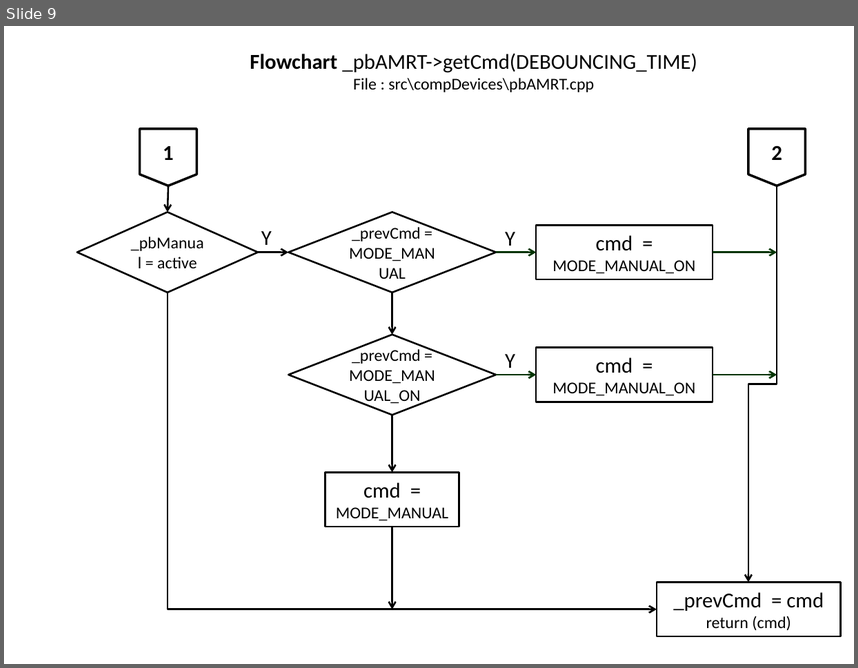
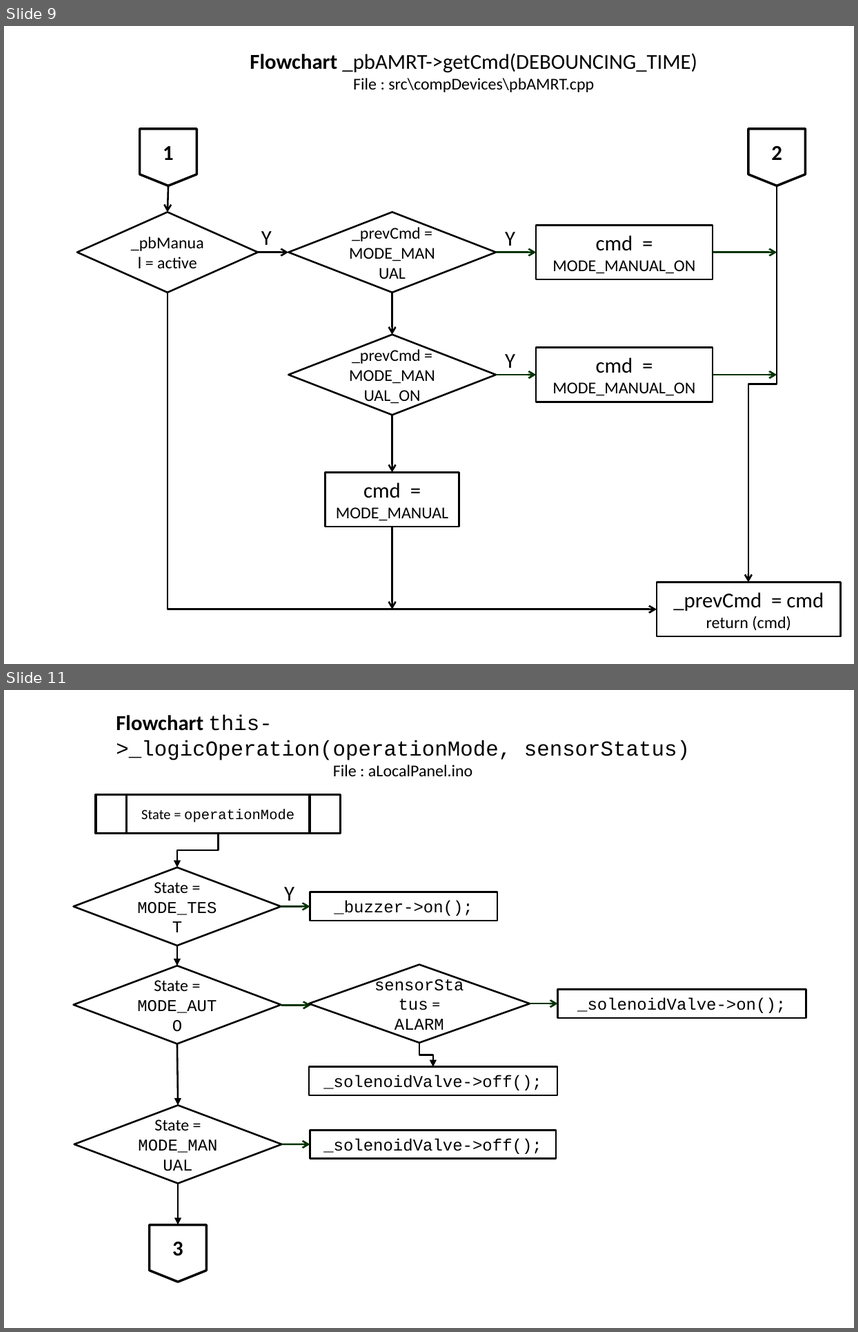
Before and after one commit to slametsampon/WFPS, a slide deck: resources/WFPS.pptx. Shown one above the other, each under a label of ours: slide 9 before the commit, slides 9 and 11 after it; the slides between them are not shown. The pictures are 858x668 and 858x1332 pixels, drawn with LibreOffice and Linux fonts; fonts in the diff are those of the drawing; background and template pictures are left out. Boxes give left, top, right and bottom in pixels: in the first picture for what was removed or moved away, otherwise in the second. Text is boxed around its words. In the diff, an @@ line names an element or a change of style, - is before the commit and + after.

Commit message:
update flowchart _logicOperation

```diff
--- a/resources/WFPS.pptx
+++ b/resources/WFPS.pptx
@@ slide 11 added at (4, 690, 854, 1328), background picture (left out) @@
@@ text added at (116, 715, 690, 776), 18 pt, text #000000 @@
+Flowchart this->_logicOperation(operationMode, sensorStatus)
+File : aLocalPanel.ino
@@ flow chart predefined process added at (96, 795, 341, 833), outline #000000 2 pt, 12 pt, text #000000 @@
+State = operationMode
@@ elbow arrow added from (218, 833) to (177, 867), #000000 1.5 pt @@
@@ diamond added at (74, 867, 281, 946), outline #000000 1.5 pt, 14 pt, text #000000 @@
+State = MODE_TEST
@@ text added at (284, 887, 294, 906), 18 pt, text #000000 @@
+Y
@@ rectangle added at (310, 892, 497, 921), outline #000000 1.5 pt, 14 pt, text #000000 @@
+_buzzer->on();
@@ arrow added from (281, 906) to (310, 906), #003300 1.5 pt @@
@@ arrow added from (177, 945) to (177, 965), #000000 1.5 pt @@
@@ diamond added at (74, 965, 281, 1044), outline #000000 1.5 pt, 14 pt, text #000000 @@
+State = MODE_AUTO
@@ diamond added at (309, 965, 530, 1043), outline #000000 1.5 pt, 14 pt, text #000000 @@
+sensorStatus = ALARM
@@ rectangle added at (557, 989, 806, 1018), outline #000000 1.5 pt, 14 pt, text #000000 @@
+_solenoidValve->on();
@@ arrow added from (282, 1005) to (311, 1005), #003300 1.5 pt @@
@@ arrow added from (530, 1004) to (557, 1004), #003300 1.5 pt @@
@@ arrow added from (177, 1044) to (179, 1105), #000000 1.5 pt @@
@@ elbow arrow added from (419, 1043) to (433, 1067), #000000 1.5 pt @@
@@ rectangle added at (309, 1067, 557, 1096), outline #000000 1.5 pt, 14 pt, text #000000 @@
+_solenoidValve->off();
@@ diamond added at (74, 1105, 282, 1183), outline #000000 1.5 pt, 14 pt, text #000000 @@
+State = MODE_MANUAL
@@ arrow added from (282, 1144) to (310, 1144), #003300 1.5 pt @@
@@ rectangle added at (310, 1130, 557, 1159), outline #000000 1.5 pt, 14 pt, text #000000 @@
+_solenoidValve->off();
@@ arrow added from (179, 1183) to (179, 1225), #000000 1.5 pt @@
@@ flow chart offpage connector added at (150, 1225, 206, 1281), outline #000000 2 pt, 18 pt, text #000000, bold @@
+3
```
Also in this commit, not shown: 2 other slides added, 1 other file.
